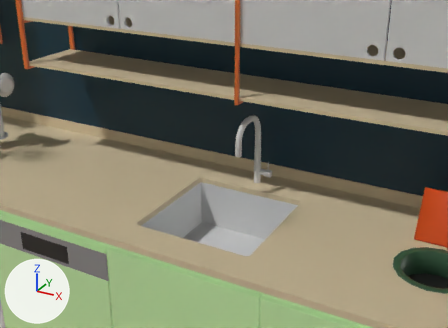
Two versions of the glTF model public/kitchen-scene-optimized/ul-kitchen27.glb, one commit apart.
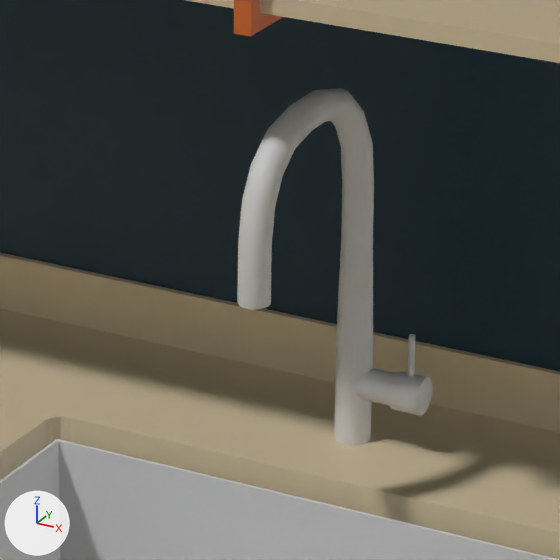
There are two pictures of each version: one from a camera (50 mm lens) standing at (18.51, -7.56, 33.18) and looking at (-1.28, 28.42, 15.18), one close up on the part from 42% to 66% of the width and 30% to 63% of the height. Every picture has the same lights, and +X, +Y and +Z are marked at lower left. The older version's two pictures come first. Where no turn or scale is listed for an object, it has been applied to the vertices.

Before the edit, the objects in view are built like this:
```python
me_cube_070 = bpy.data.meshes.new('Cube.070')
me_cube_070.from_pydata(...)  # 104 vertices, 156 faces; spans x -17.7..17.7, y -2.4..2.8, z -6.5..12.4
me_cube_070.materials.append(mat_orang_metal)  # orange #e77735
me_cube_1629 = bpy.data.meshes.new('Cube.1629')
me_cube_1629.from_pydata(...)  # 16 vertices, 28 faces; spans x -3.81..3.81, y -3.81..3.81, z -1.64..1.62
me_cube_316 = bpy.data.meshes.new('Cube.316')
me_cube_316.from_pydata(...)  # 200 vertices, 400 faces; spans x -50.0..51.8, y -6.1..6.7, z -0.2..1.1
me_cube_316.materials.append(mat_material_063)  # beige #e7d5b1
ob_kitchenmainplate = bpy.data.objects.new('kitchenMainPlate', me_cube_316)
ob_kitchenmainplate.location = (1.14, 23.28, 14.16)
ob_midtopclosetmatalframe = bpy.data.objects.new('midTopClosetMatalFrame', me_cube_070)
ob_midtopclosetmatalframe.location = (1.61, 27.13, 27.7)
ob_sinkcover = bpy.data.objects.new('sinkCover', me_cube_1629)
ob_sinkcover.location = (1.4, 23.21, 12.44)
# also in view: 'shelf3' at (1.61, 27.32, 21.5); 'tap' at (1.79, 26.98, 17.02); 'MainNishBackWall' at (2.04, 30.0, 27.25)
```
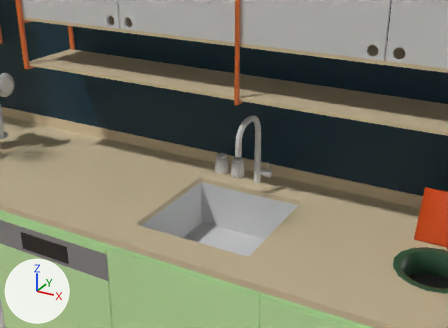
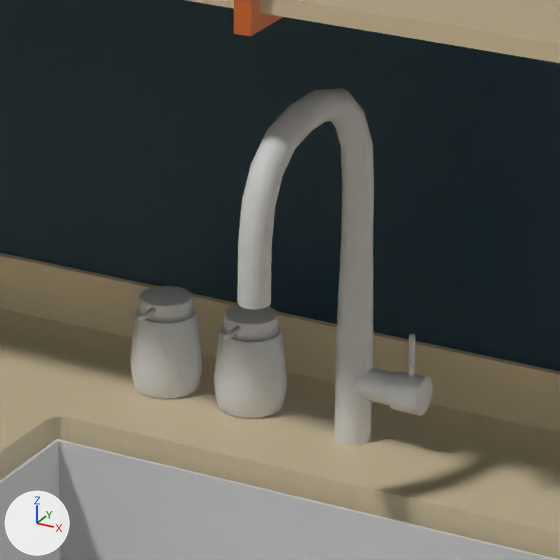
Commit message: Kitchen: restore soab1 and soab2 (the soap dispensers by the tap)

Where the change shows, as pixel boxes [x1, y1, x2, y2] in the close-ups (560 x 560 px):
'soab2', added
    after: [214, 305, 287, 418]
'soab1', added
    after: [130, 286, 202, 399]

The change in detail:
Mesh me_cylinder_049 is new.
It has 384 vertices, 756 faces and spans x -0.5..0.5, y -0.72..0.5, z -0.562..0.804.
Object 'soab2' (ob_soab2) is new; it shows me_cylinder_049.
Its location is (-0.29, 28.66, 14.95).
Object 'soab1' (ob_soab1) is new; it shows a copy of me_cylinder_049.
Its location is (-1.61, 28.66, 14.95).
